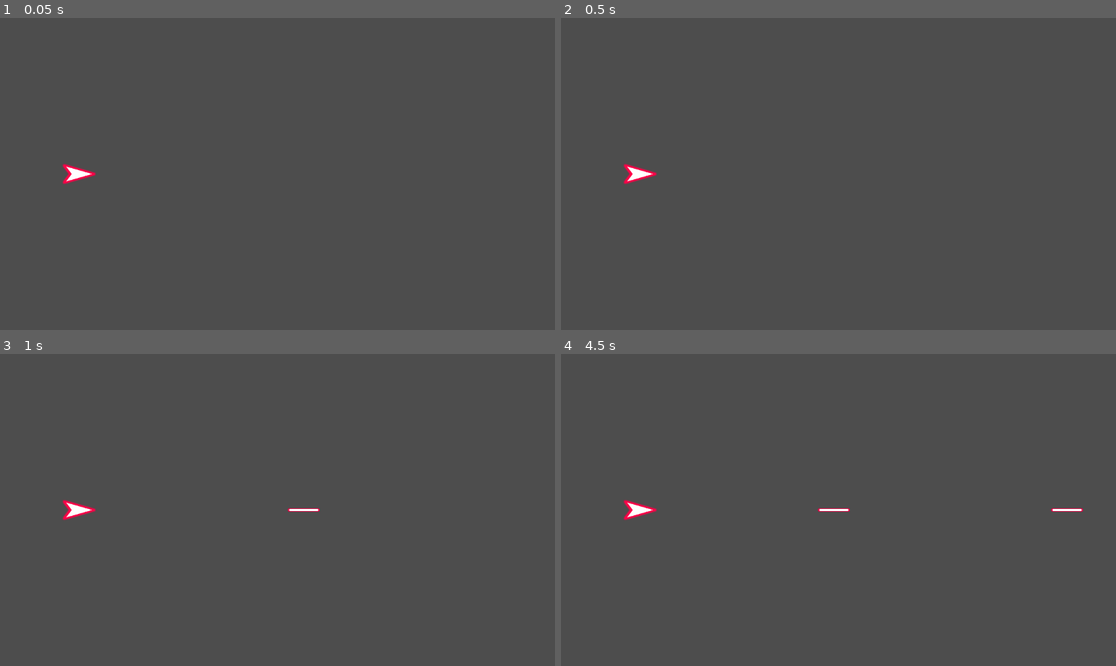
Above: before the commit, frames 1-4 (two rows, left to right).
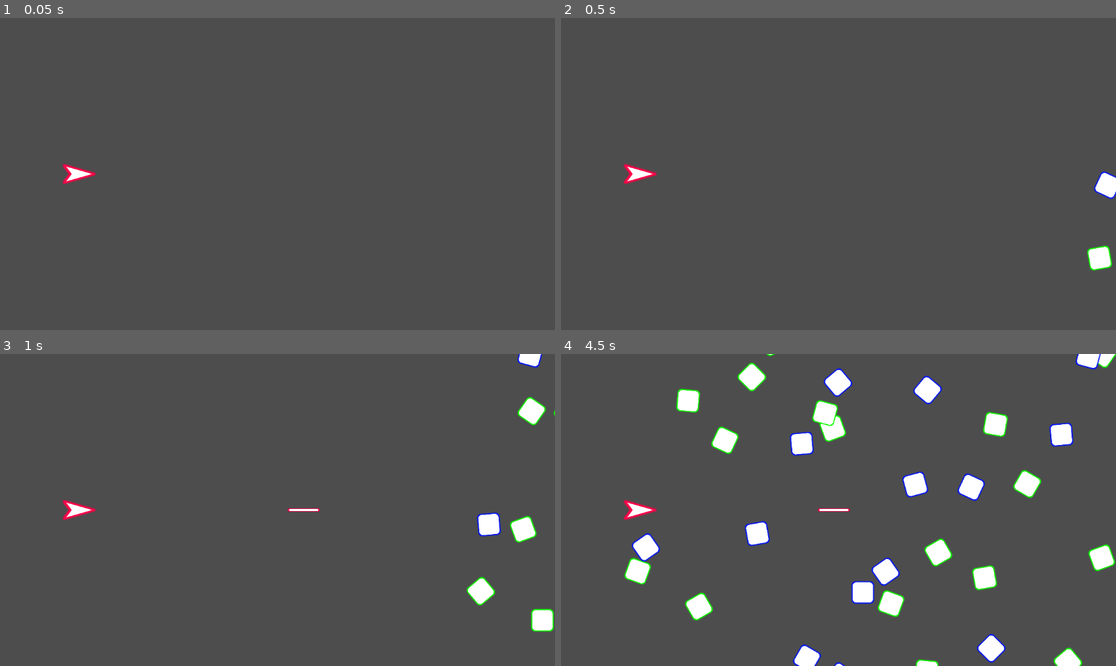
Above: after the commit, the same moments.

Repository: MUmarShahbaz/Signal
Game: Godot game, scene res://components/game/game.tscn
Two runs of this game, one before a commit and one after it. Both use one fixed random seed, a clock stepped at 60 frames per second and the inputs below.
Inputs:
- Up to frame 1 (0.05 s): no input
- Up to frame 2 (0.5 s): no input
- Up to frame 3 (1 s): tap Enter at 0.5 s; hold Right from 0.53 s (still down); tap Alt at 0.6 s
- Up to frame 4 (4.5 s): release Right at 1.28 s; hold Down (down) 1.28-2.03 s; tap Shift at 1.35, 2.85, 4.35 s; hold Right 2.03-2.78 s; tap Alt at 2.1, 3.6 s; hold Up (up) 2.78-3.53 s; hold Left from 3.53 s (still down)

Frame 1 is identical in both runs. In frame 2, 0.6% of the frame differs, in the area x 94-100%, y 49-82%; in frame 3, 1.7%; in frame 4, 8.1%, in the area x 11-100%, y 0-100%.

Commit message:
Added Viruses
Just a mob, not actual virus

Diff:
--- a/components/game/game.tscn
+++ b/components/game/game.tscn
@@ -1,8 +1,22 @@
-[gd_scene load_steps=2 format=3 uid="uid://c7vr34q41akig"]
+[gd_scene load_steps=5 format=3 uid="uid://c7vr34q41akig"]
 
+[ext_resource type="PackedScene" uid="uid://c6p04jixa6vpf" path="res://components/spawner/spawner.tscn" id="1_8im3q"]
+[ext_resource type="PackedScene" uid="uid://cdiso1u0bxxtg" path="res://components/virus/virus.tscn" id="2_hp45u"]
 [ext_resource type="PackedScene" uid="uid://buyxmhmvc54s8" path="res://components/player/player.tscn" id="2_k2e6f"]
 
+[sub_resource type="RectangleShape2D" id="RectangleShape2D_8im3q"]
+size = Vector2(156, 1271.5)
+
 [node name="Game" type="Node2D"]
+
+[node name="Spwaner" parent="." node_paths=PackedStringArray("region") instance=ExtResource("1_8im3q")]
+position = Vector2(1780, 0)
+item = ExtResource("2_hp45u")
+region = NodePath("CollisionShape2D")
+interval = 0.1
+
+[node name="CollisionShape2D" type="CollisionShape2D" parent="Spwaner"]
+shape = SubResource("RectangleShape2D_8im3q")
 
 [node name="Camera2D" type="Camera2D" parent="."]
 offset = Vector2(700, 0)
--- a/components/player/player.gd
+++ b/components/player/player.gd
@@ -3,6 +3,8 @@
 @onready var anim_tree: AnimationTree = $animation_tree
 @export var anim_speed:= 8.0
 @export var move_speed:= 600
+
+@export var Hearts: int = 3
 
 var pointing_at := 0.0
 
--- a/components/player/player.tscn
+++ b/components/player/player.tscn
@@ -164,5 +164,4 @@
 parameters/Move/blend_position = -0.00215054
 
 [node name="collider" type="CollisionPolygon2D" parent="."]
-visible = false
-polygon = PackedVector2Array(-28, 0, -72, 60, 134, 0, -72, -60)
+polygon = PackedVector2Array(-12, 0, -32, 26, 59, 0, -32, -26)
--- a/components/projectile_launcher/projectile_launcher.gd
+++ b/components/projectile_launcher/projectile_launcher.gd
@@ -27,5 +27,7 @@
 	var new_projectile: Projecile = projectile.instantiate()
 	new_projectile.global_position = character.global_position + offset
 	new_projectile.rotate(atan2(target.y, target.x))
+	if is_player:
+		new_projectile.collision_mask = 4
 	character.add_sibling(new_projectile)
 	new_projectile.apply_force(target.normalized()*force*1000)
--- a/components/shot/shot1.tscn
+++ b/components/shot/shot1.tscn
@@ -9,7 +9,7 @@
 
 [node name="Shot1" type="RigidBody2D"]
 collision_layer = 8
-collision_mask = 4
+collision_mask = 2
 gravity_scale = 0.0
 script = ExtResource("1_f2hnp")
 metadata/_custom_type_script = "uid://cj446bk688tlo"
--- /dev/null
+++ b/components/spawner/spawner.gd
@@ -0,0 +1,17 @@
+extends Area2D
+
+@export var item: PackedScene
+@export var region: CollisionShape2D
+@export var interval: float = 1.0
+@onready var extents = (region.shape as RectangleShape2D).extents
+
+var last_spawn: float = 0.0
+
+func _process(delta: float) -> void:
+	last_spawn += delta
+	if last_spawn > interval:
+		last_spawn = 0
+		var position = to_global(Vector2(randf_range(-extents.x, extents.x), randf_range(-extents.y, extents.y)))
+		var new_item: CharacterBody2D = item.instantiate()
+		new_item.global_position = position
+		add_sibling(new_item)
--- /dev/null
+++ b/components/spawner/spawner.tscn
@@ -0,0 +1,6 @@
+[gd_scene load_steps=2 format=3 uid="uid://c6p04jixa6vpf"]
+
+[ext_resource type="Script" uid="uid://bfrmehscyjles" path="res://components/spawner/spawner.gd" id="1_tlf6n"]
+
+[node name="Spawner" type="Area2D"]
+script = ExtResource("1_tlf6n")
--- /dev/null
+++ b/components/virus/virus.gd
@@ -0,0 +1,23 @@
+extends CharacterBody2D
+class_name Virus
+
+@export_range(0, 1) var max_angle: float = 0.3
+
+@onready var sprite: Sprite2D = $Sprite2D
+var sp1 : CompressedTexture2D = preload("res://components/virus/sprite1.png")
+var sp2 : CompressedTexture2D = preload("res://components/virus/sprite2.png")
+
+var y
+
+func _ready() -> void:
+	sprite.texture = sp1 if randi_range(0, 1) == 0 else sp2
+	y = randf_range(-max_angle, max_angle)
+
+func _process(delta: float) -> void:
+	velocity = Vector2(-1, y).normalized() * 400
+	move_and_slide()
+
+
+func _on_body_entered(body: Node2D) -> void:
+	body.queue_free()
+	queue_free()
--- /dev/null
+++ b/components/virus/virus.tscn
@@ -0,0 +1,74 @@
+[gd_scene load_steps=8 format=3 uid="uid://cdiso1u0bxxtg"]
+
+[ext_resource type="Texture2D" uid="uid://h3bh05sre1u8" path="res://components/virus/sprite1.png" id="1_4atth"]
+[ext_resource type="Script" uid="uid://c8tdh4ykaj38q" path="res://components/virus/virus.gd" id="1_humf0"]
+
+[sub_resource type="CircleShape2D" id="CircleShape2D_hgm0u"]
+
+[sub_resource type="Animation" id="Animation_humf0"]
+length = 0.001
+tracks/0/type = "value"
+tracks/0/imported = false
+tracks/0/enabled = true
+tracks/0/path = NodePath("Sprite2D:rotation")
+tracks/0/interp = 1
+tracks/0/loop_wrap = true
+tracks/0/keys = {
+"times": PackedFloat32Array(0),
+"transitions": PackedFloat32Array(1),
+"update": 0,
+"values": [0.0]
+}
+
+[sub_resource type="Animation" id="Animation_4atth"]
+resource_name = "default"
+length = 0.3
+loop_mode = 1
+tracks/0/type = "value"
+tracks/0/imported = false
+tracks/0/enabled = true
+tracks/0/path = NodePath("Sprite2D:rotation")
+tracks/0/interp = 1
+tracks/0/loop_wrap = true
+tracks/0/keys = {
+"times": PackedFloat32Array(0, 0.3),
+"transitions": PackedFloat32Array(1, 1),
+"update": 0,
+"values": [0.0, 1.5708]
+}
+
+[sub_resource type="AnimationLibrary" id="AnimationLibrary_hgm0u"]
+_data = {
+&"RESET": SubResource("Animation_humf0"),
+&"default": SubResource("Animation_4atth")
+}
+
+[sub_resource type="CircleShape2D" id="CircleShape2D_humf0"]
+radius = 35.0571
+
+[node name="Virus" type="CharacterBody2D"]
+collision_layer = 4
+script = ExtResource("1_humf0")
+max_angle = 0.09
+
+[node name="dum" type="CollisionShape2D" parent="."]
+shape = SubResource("CircleShape2D_hgm0u")
+disabled = true
+
+[node name="Sprite2D" type="Sprite2D" parent="."]
+texture = ExtResource("1_4atth")
+
+[node name="AnimationPlayer" type="AnimationPlayer" parent="."]
+libraries = {
+&"": SubResource("AnimationLibrary_hgm0u")
+}
+autoplay = "default"
+
+[node name="Area2D" type="Area2D" parent="."]
+collision_layer = 4
+collision_mask = 10
+
+[node name="Collider" type="CollisionShape2D" parent="Area2D"]
+shape = SubResource("CircleShape2D_humf0")
+
+[connection signal="body_entered" from="Area2D" to="." method="_on_body_entered"]
Not shown, added: components/spawner/spawner.gd.uid
Binary file added: components/virus/sprite1.png
Not shown, added: components/virus/sprite1.png.import
Binary file added: components/virus/sprite2.png
Not shown, added: components/virus/sprite2.png.import
Not shown, added: components/virus/virus.gd.uid
